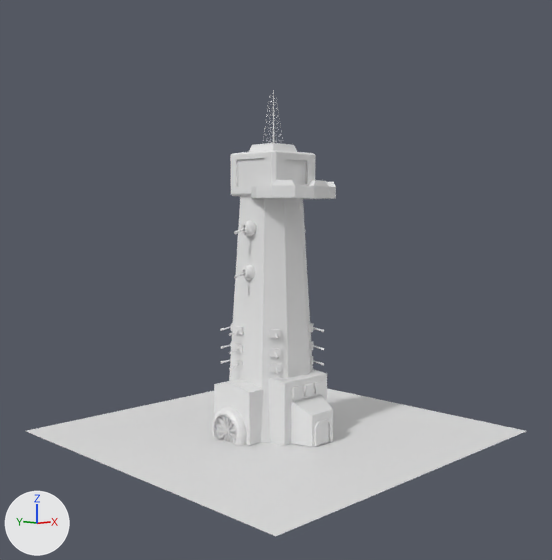
What one commit did to the Blender file Assets/Models/Tower.blend.
Both versions are drawn from a 50 mm camera at (-17.77, -17.77, 7.26) aimed at (-0.08, -0.08, 5.08). The axes (+X, +Y, +Z) are drawn at lower left. The lights are the same throughout.
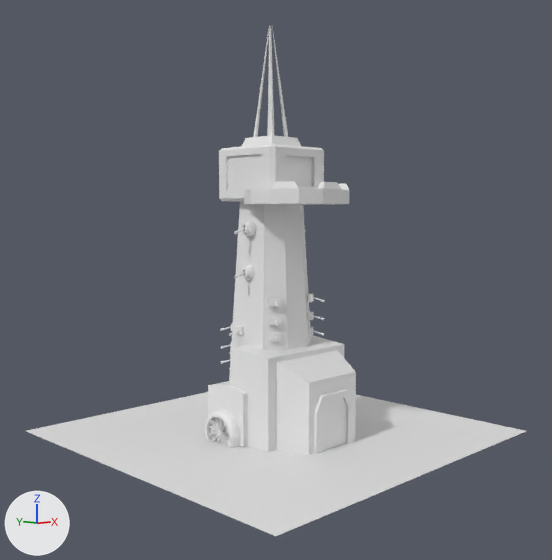
Location of each change, (x1, y1, x2, y2) in pixels of the pictures (552 x 560 px; the box of a moved part takes in the faces that stretch with it):
'Cube', reshaped, moved, rescaled: before (268, 369, 333, 447); after (230, 335, 356, 455)
'Cube.001', moved, rescaled (22% wider, 26% taller): before (230, 143, 316, 196); after (219, 135, 324, 202)
'Cube.003', moved, rescaled: before (214, 381, 264, 445); after (208, 381, 248, 447)
'Cylinder.002', moved, rescaled (23% wider, 25% taller): before (251, 180, 336, 199); after (244, 181, 349, 205)
'Cube.007', moved, rescaled: before (314, 418, 333, 447); after (314, 389, 354, 454)
'Cylinder.005', moved, rescaled: before (212, 407, 247, 446); after (205, 409, 241, 448)
'Cube.004', reshaped, moved, rescaled: before (292, 386, 302, 399); after (253, 26, 288, 137)
'Cylinder.004', moved, rescaled: before (215, 416, 236, 444); after (207, 418, 229, 446)
'Cube.016', moved: before (269, 329, 281, 338); after (269, 298, 281, 306)
'Cube.015', moved: before (269, 348, 281, 357); after (269, 317, 281, 325)
'Cube.014', moved: before (269, 364, 281, 372); after (269, 333, 281, 341)
'Cube.005', deleted: before (304, 383, 313, 396)
'Cube.017', moved: before (308, 323, 314, 332); after (308, 294, 314, 302)
'Cube.018', moved: before (309, 341, 313, 351); after (308, 312, 314, 320)
'Cube.026', deleted: before (262, 96, 283, 144)
'Cube.019', moved: before (310, 356, 313, 366); after (308, 327, 313, 336)
'Cylinder.030', deleted: before (273, 90, 274, 143)
'Cylinder.019', moved: before (313, 327, 324, 332); after (313, 297, 325, 302)
'Cylinder.021', moved: before (313, 360, 324, 365); after (313, 330, 324, 336)
'Cylinder.020', moved: before (313, 345, 324, 350); after (313, 315, 324, 320)
'Cylinder.016', moved: before (275, 368, 278, 375); after (275, 336, 279, 344)
'Cylinder.018', moved: before (275, 333, 278, 340); after (275, 301, 278, 308)
'Cylinder.017', moved: before (275, 352, 278, 359); after (275, 321, 279, 327)
part 2 of me_cube_001, moved or reshaped: before (285, 374, 333, 447); after (268, 344, 356, 455)

What changed in the scene script:
```text
Change me_cube_005:
    used by ob_cube_004; location = (-0.49, -1.3, 1.63); scale = (0.172, 0.172, 0.172)
    remove me_cube_005.from_pydata(...)  # 8 vertices, 6 faces; spans x -1.0..1.0, y -1.0..1.0, z -1.0..1.0
    add me_cube_005.from_pydata(...)  # 40 vertices, 30 faces; spans x -3.73..3.78, y -4.33..3.91, z -1.0..32.33
    me_cube_005 part 1: 8 vertices removed from x -1.0..1.0, y -1.0..1.0, z -1.0..1.0; 40 vertices added at x -3.73..3.78, y -4.33..3.91, z -1.0..32.33
Change me_cube_001:
    where me_cube_001.from_pydata(...)  # 16 vertices, 14 faces; spans x -1.09..1.09, y -1.7..0.1, z -1.08..1.09
    me_cube_001 part 2
    me_cube_001.vertices[8].co: (-0.7, -1.0, -0.99) -> (-0.8, -1.0, -0.99)  # pixel (291, 443) -> not seen
    me_cube_001.vertices[9].co: (-0.7, -1.0, 0.35) -> (-0.8, -1.0, 0.89)  # pixel (291, 401) -> pixel (276, 362)
    me_cube_001.vertices[10].co: (0.7, -1.0, 0.35) -> (0.8, -1.0, 0.89)  # pixel (320, 394) -> pixel (337, 350)
    me_cube_001.vertices[11].co: (0.7, -1.0, -0.99) -> (0.8, -1.0, -0.99)
    me_cube_001.vertices[12].co: (-0.49, -1.7, -0.99) -> (-0.62, -1.7, -0.99)  # pixel (312, 446) -> not seen
    me_cube_001.vertices[13].co: (-0.49, -1.7, 0.02) -> (-0.62, -1.7, 0.54)  # pixel (312, 415) -> pixel (309, 382)
    me_cube_001.vertices[14].co: (0.49, -1.7, 0.02) -> (0.62, -1.7, 0.54)  # pixel (333, 409) -> pixel (355, 371)
    me_cube_001.vertices[15].co: (0.49, -1.7, -0.99) -> (0.62, -1.7, -0.99)  # pixel (332, 440) -> not seen
Remove ob_cylinder_030:
    ob_cylinder_030 = bpy.data.objects.new('Cylinder.030', me_cylinder_031)
Remove ob_cube_026:
    ob_cube_026 = bpy.data.objects.new('Cube.026', me_cube_027)
Change ob_cube_019:
    ob_cube_019.location: (0.84, -0.78, 2.37) -> (0.84, -0.78, 3.37)
Change ob_cylinder_021:
    ob_cylinder_021.location: (0.93, -0.88, 2.36) -> (0.93, -0.88, 3.36)
Change ob_cylinder_020:
    ob_cylinder_020.location: (0.93, -0.88, 2.86) -> (0.93, -0.88, 3.86)
Change ob_cube_018:
    ob_cube_018.location: (0.84, -0.78, 2.87) -> (0.84, -0.78, 3.87)
Change ob_cube_017:
    ob_cube_017.location: (0.84, -0.78, 3.48) -> (0.84, -0.78, 4.48)
Change ob_cylinder_019:
    ob_cylinder_019.location: (0.93, -0.88, 3.47) -> (0.93, -0.88, 4.47)
Change ob_cylinder_018:
    ob_cylinder_018.location: (-0.89, -0.89, 3.47) -> (-0.89, -0.89, 4.47)
Change ob_cube_016:
    ob_cube_016.location: (-0.83, -0.78, 3.48) -> (-0.83, -0.78, 4.48)
Change ob_cube_015:
    ob_cube_015.location: (-0.83, -0.78, 2.87) -> (-0.83, -0.78, 3.87)
Change ob_cylinder_017:
    ob_cylinder_017.location: (-0.89, -0.89, 2.86) -> (-0.89, -0.89, 3.86)
Change ob_cylinder_016:
    ob_cylinder_016.location: (-0.89, -0.89, 2.36) -> (-0.89, -0.89, 3.36)
Change ob_cube_014:
    ob_cube_014.location: (-0.83, -0.78, 2.37) -> (-0.83, -0.78, 3.37)
Change ob_cube_007:
    ob_cube_007.location: (0.0, -2.07, 0.15) -> (0.0, -2.48, 0.13)
    ob_cube_007.scale: (0.404, 0.091, 0.448) -> (0.882, 0.136, 1.13)
Remove ob_cube_005:
    ob_cube_005 = bpy.data.objects.new('Cube.005', me_cube_006)
Change ob_cube_004:
    ob_cube_004.location: (-0.49, -1.3, 1.63) -> (-0.02, 0.25, 9.28)
    ob_cube_004.scale: (0.172, 0.172, 0.172) -> (0.123, 0.123, 0.123)
Change ob_cylinder_005:
    ob_cylinder_005.location: (-2.01, 0.26, 0.33) -> (-2.31, 0.26, 0.33)
    ob_cylinder_005.scale: (0.739, 0.739, 0.23) -> (0.739, 0.739, 0.264)
Change ob_cylinder_004:
    ob_cylinder_004.location: (-1.93, 0.26, 0.34) -> (-2.21, 0.26, 0.34)
    ob_cylinder_004.scale: (0.127, 0.127, 0.0772) -> (0.127, 0.127, 0.0886)
Change ob_cube_003:
    ob_cube_003.location: (-1.29, 0.23, 0.87) -> (-1.48, 0.23, 0.87)
    ob_cube_003.scale: (0.496, 0.841, 0.841) -> (0.569, 0.841, 0.841)
Change ob_cylinder_002:
    ob_cylinder_002.location: (0.0, -0.79, 7.92) -> (0.0, -0.93, 7.77)
    ob_cylinder_002.scale: (1.35, 1.35, 0.18) -> (1.67, 1.67, 0.222)
Change ob_cube_001:
    ob_cube_001.location: (0.0, 0.14, 8.52) -> (0.0, 0.22, 8.51)
    ob_cube_001.scale: (1.0, 1.06, 0.697) -> (1.24, 1.31, 0.862)
Change ob_cube:
    ob_cube.location: (0.0, -0.38, 1.01) -> (0.0, 0.04, 1.4)
    ob_cube.scale: (1.0, 1.0, 1.0) -> (1.78, 1.49, 1.49)
```
